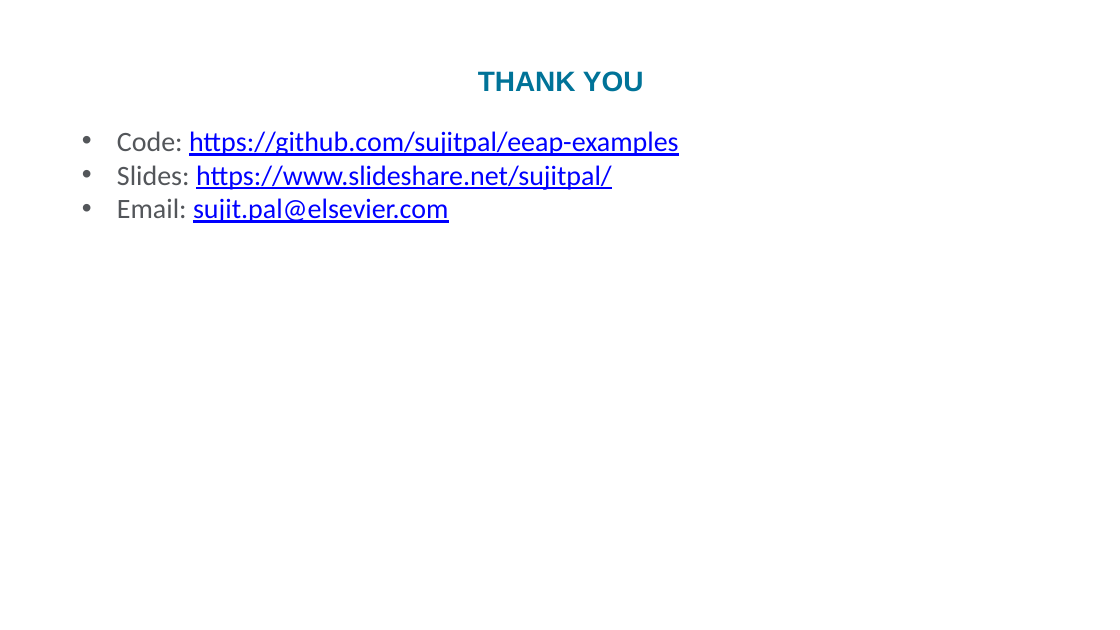
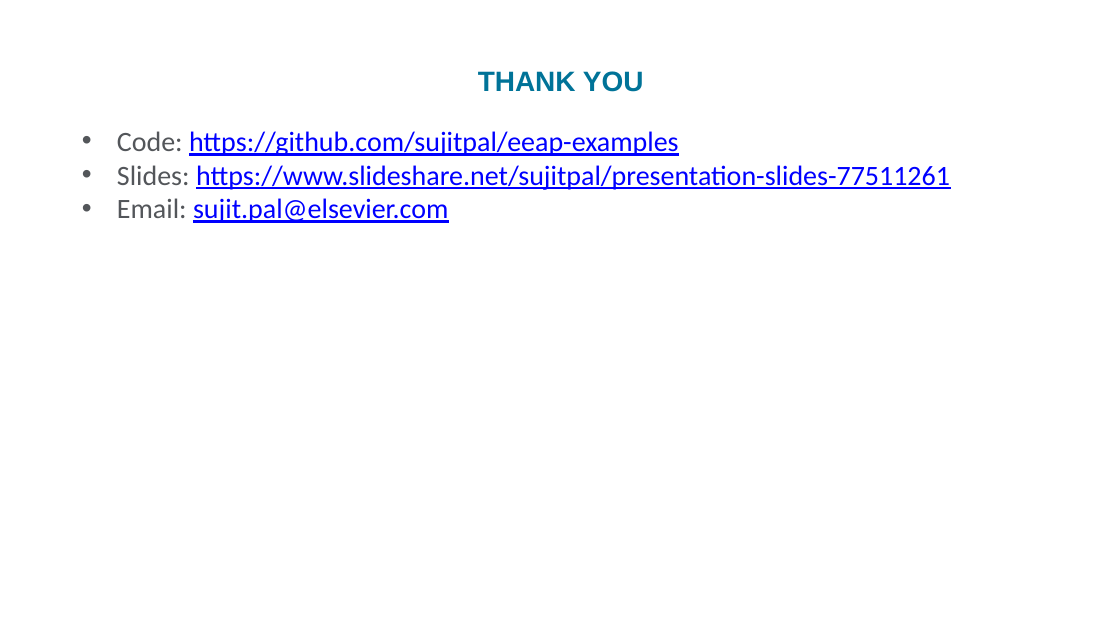
Before and after one commit to sujitpal/eeap-examples, a slide deck: slide 23 of docs/presentation_slides.pptx. Drawn at 1120x630 pixels with LibreOffice and Linux fonts; fonts in the diff are those of the drawing; background and template pictures are left out. Boxes give left, top, right and bottom in pixels: in the first picture for what was removed or moved away, otherwise in the second. Text is boxed around its words. In the diff, an @@ line names an element or a change of style, - is before the commit and + after.

```diff
--- a/docs/presentation_slides.pptx
+++ b/docs/presentation_slides.pptx
@@ text in rectangle at bbox=[117, 165, 950, 190]: text changed @@
-• Slides: https://www.slideshare.net/sujitpal/
+• Slides: https://www.slideshare.net/sujitpal/presentation-slides-77511261
```
Also in this commit, not shown: 4 other slides changed, 6 other files.
